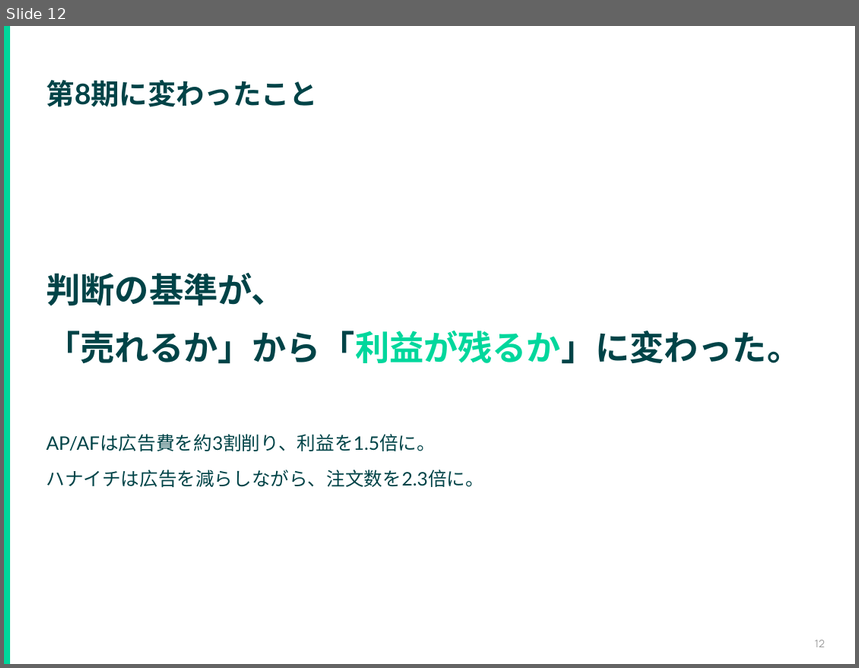
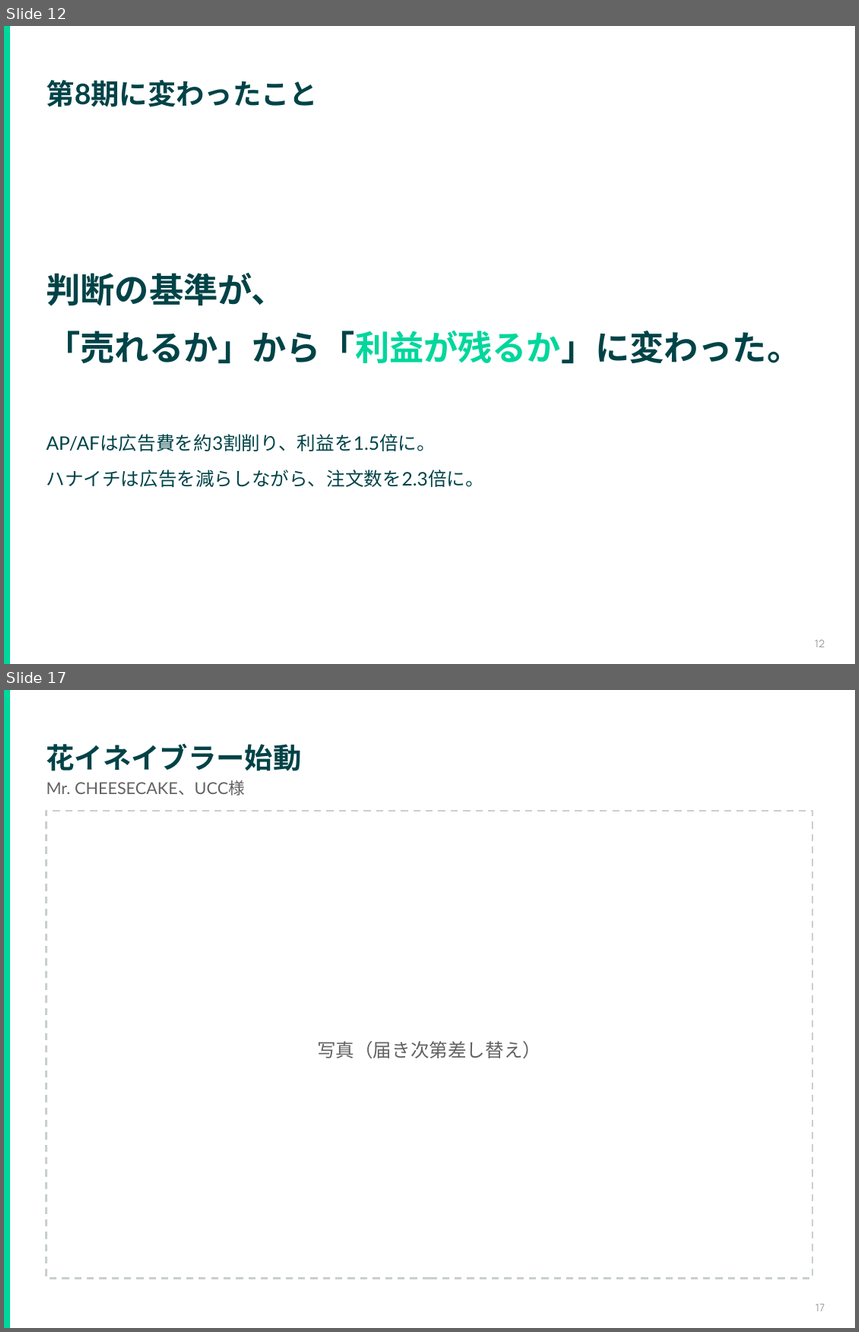
Before and after one commit to hiroki-tkg/material, a slide deck: retreat-2026-10/20261009_1day合宿_全社_第8期振り返りと第9期に向けて.pptx. Shown one above the other, each under a label of ours: slide 12 before the commit, slides 12 and 17 after it; the slides between them are not shown. The pictures are 859x668 and 859x1332 pixels, drawn with LibreOffice and Linux fonts; fonts in the diff are those of the drawing. Boxes give left, top, right and bottom in pixels: in the first picture for what was removed or moved away, otherwise in the second. Text is boxed around its words. In the diff, an @@ line names an element or a change of style, - is before the commit and + after.

```diff
--- a/retreat-2026-10/20261009_1day合宿_全社_第8期振り返りと第9期に向けて.pptx
+++ b/retreat-2026-10/20261009_1day合宿_全社_第8期振り返りと第9期に向けて.pptx
@@ slide 17 added at bbox=[4, 690, 855, 1328], background #FFFFFF @@
@@ rectangle added at bbox=[4, 690, 10, 1328], fill #00D79C @@
@@ text added at bbox=[47, 743, 302, 771], 24 pt, text #004347, bold @@
+花イネイブラー始動
@@ text added at bbox=[47, 780, 245, 796], 13.9 pt, text #626262 @@
+Mr. CHEESECAKE、UCC様
@@ rectangle added at bbox=[47, 811, 813, 1279], outline #C9CFCF 1.5 pt dashed @@
@@ text added at bbox=[317, 1041, 541, 1059], 15.8 pt, text #626262 @@
+写真（届き次第差し替え）
@@ text added at bbox=[816, 1304, 825, 1312], 8.8 pt, text #999999 @@
+17
```
Also in this commit, not shown: 9 slides changed, 11 other slides added, 1 slide removed, 3 other files.
